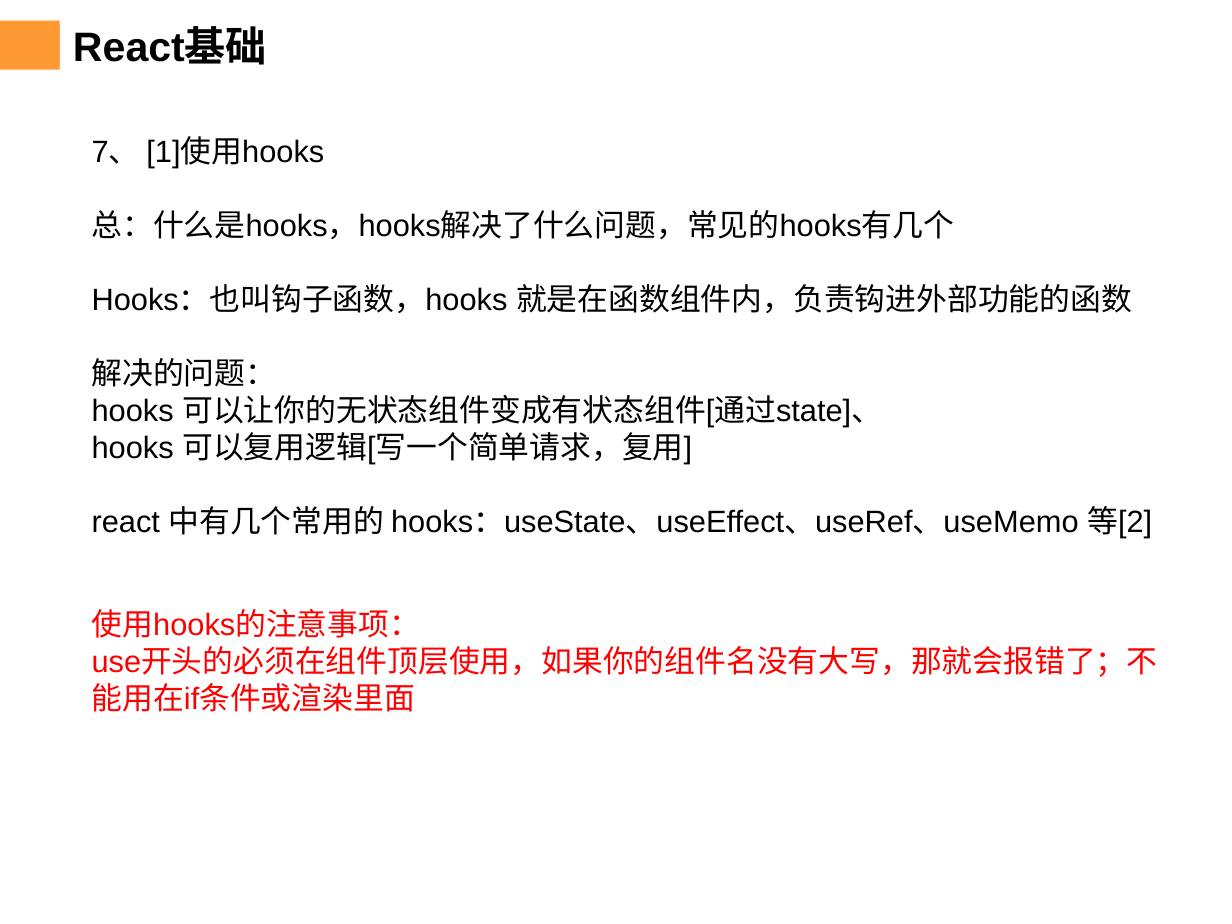
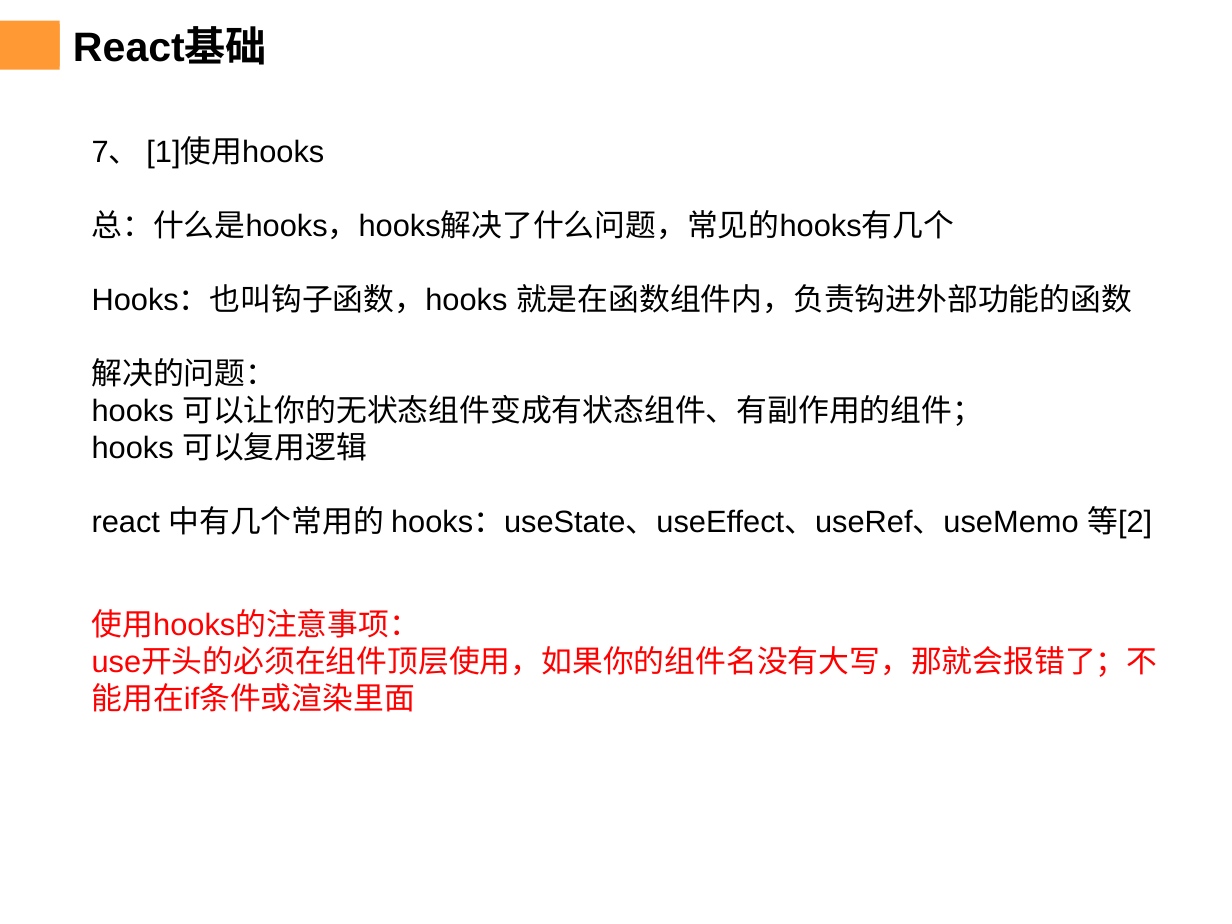
Before and after one commit to chenqiuli/JY-peixun-1, a slide deck: slide 13 of PPT内容-20240103-2.pptx. Drawn at 1232x924 pixels with LibreOffice and Linux fonts; fonts in the diff are those of the drawing; background and template pictures are left out. Boxes give left, top, right and bottom in pixels: in the first picture for what was removed or moved away, otherwise in the second. Text is boxed around its words. In the diff, an @@ line names an element or a change of style, - is before the commit and + after.

```diff
--- a/PPT内容-20240103-2.pptx
+++ b/PPT内容-20240103-2.pptx
@@ text at box(92, 395, 983, 461): text changed @@
-hooks 可以让你的无状态组件变成有状态组件[通过state]、
-hooks 可以复用逻辑[写一个简单请求，复用]
+hooks 可以让你的无状态组件变成有状态组件、有副作用的组件；
+hooks 可以复用逻辑
```
Also in this commit, not shown: 4 other slides changed, 2 other files.
